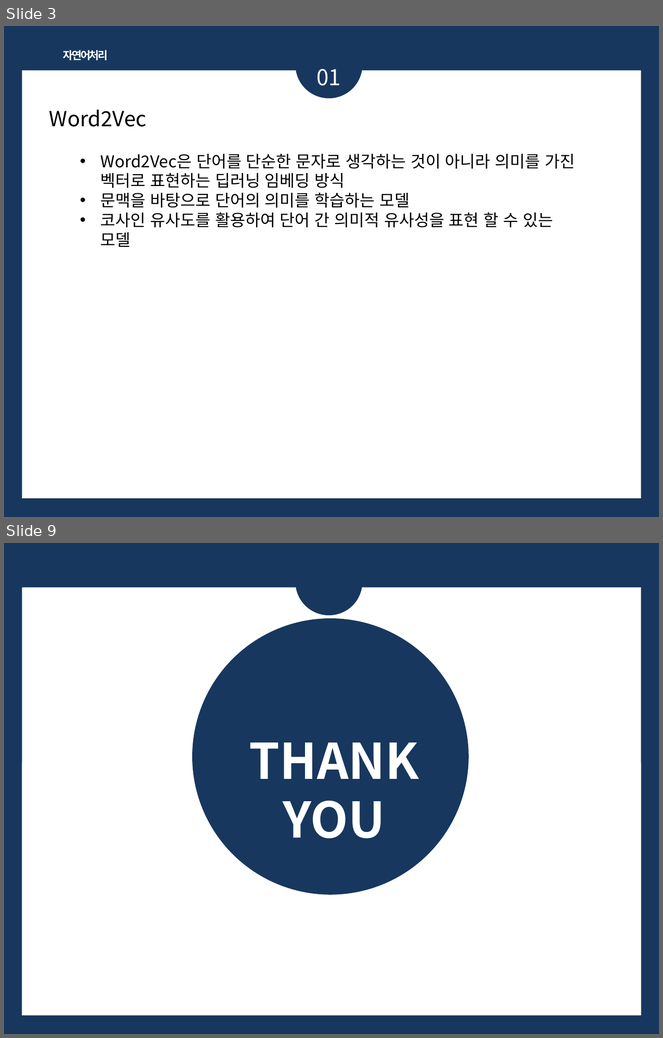
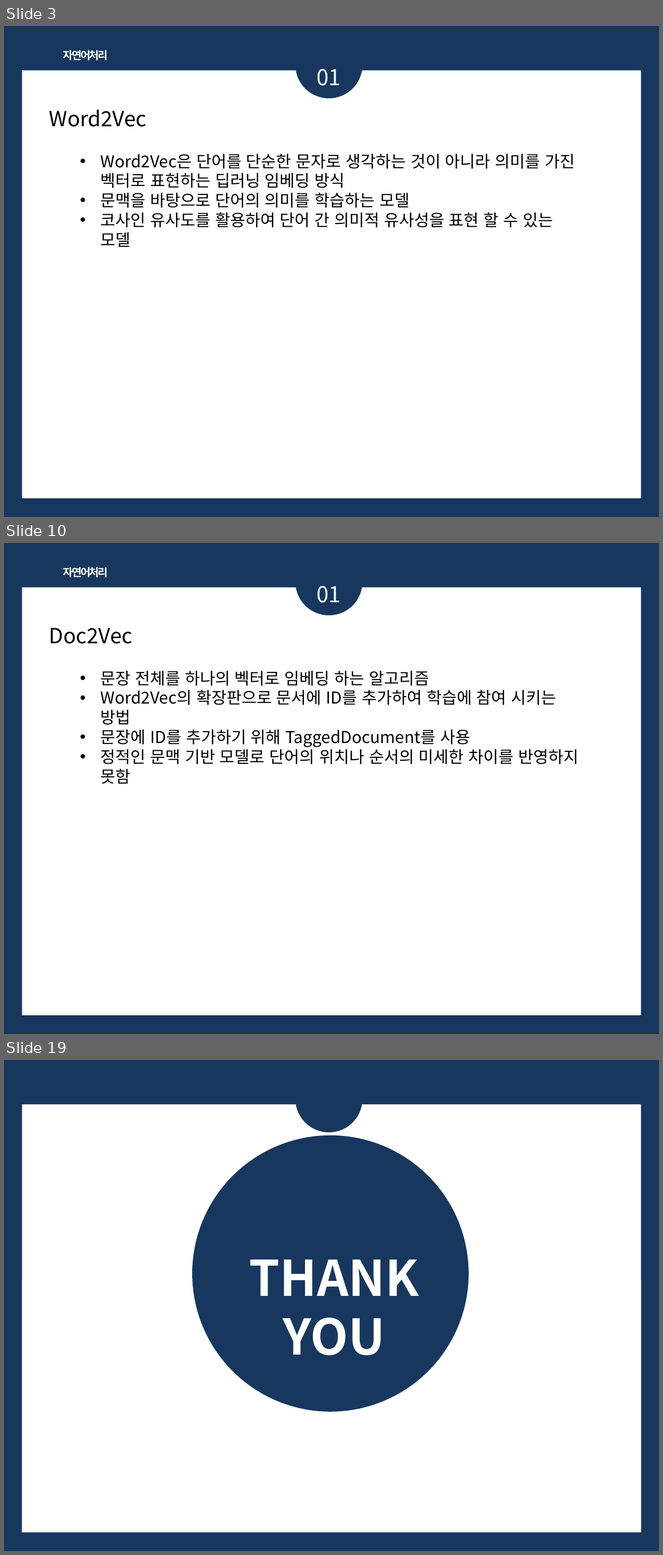
Before and after one commit to 1124apm/Multicam_2025, a slide deck: ppt/자연어_임베딩.pptx. Shown one above the other, each under a label of ours: slides 3 and 9 before the commit, slides 3, 10 and 19 after it; the slides between them are not shown. The pictures are 663x1038 and 663x1555 pixels, drawn with LibreOffice and Linux fonts; fonts in the diff are those of the drawing. Boxes give left, top, right and bottom in pixels: in the first picture for what was removed or moved away, otherwise in the second. Text is boxed around its words. In the diff, an @@ line names an element or a change of style, - is before the commit and + after.

```diff
--- a/ppt/자연어_임베딩.pptx
+++ b/ppt/자연어_임베딩.pptx
@@ slide 10 added at (4, 543, 659, 1034), background #17375E; not listed: 1 template element that a slide beside it also shows @@
@@ ellipse added at (296, 548, 362, 615), fill #17375E @@
@@ text added at (63, 567, 108, 577), 12 pt, text #FFFFFF, bold @@
+자연어처리
@@ text added at (317, 586, 341, 603), 24 pt, text #FFFFFF @@
+01
@@ text added at (49, 628, 132, 644), 23 pt, text #000000 @@
+Doc2Vec
@@ text added at (101, 671, 579, 784), 18 pt, text #000000 @@
+• 문장 전체를 하나의 벡터로 임베딩 하는 알고리즘
+• Word2Vec의 확장판으로 문서에 ID를 추가하여 학습에 참여 시키는 방법
+• 문장에 ID를 추가하기 위해 TaggedDocument를 사용
+• 정적인 문맥 기반 모델로 단어의 위치나 순서의 미세한 차이를 반영하지 못함
@@ what was slide 9 is now slide 19 @@
```
Also in this commit, not shown: 5 slides changed, 9 other slides added, 53 other files.
